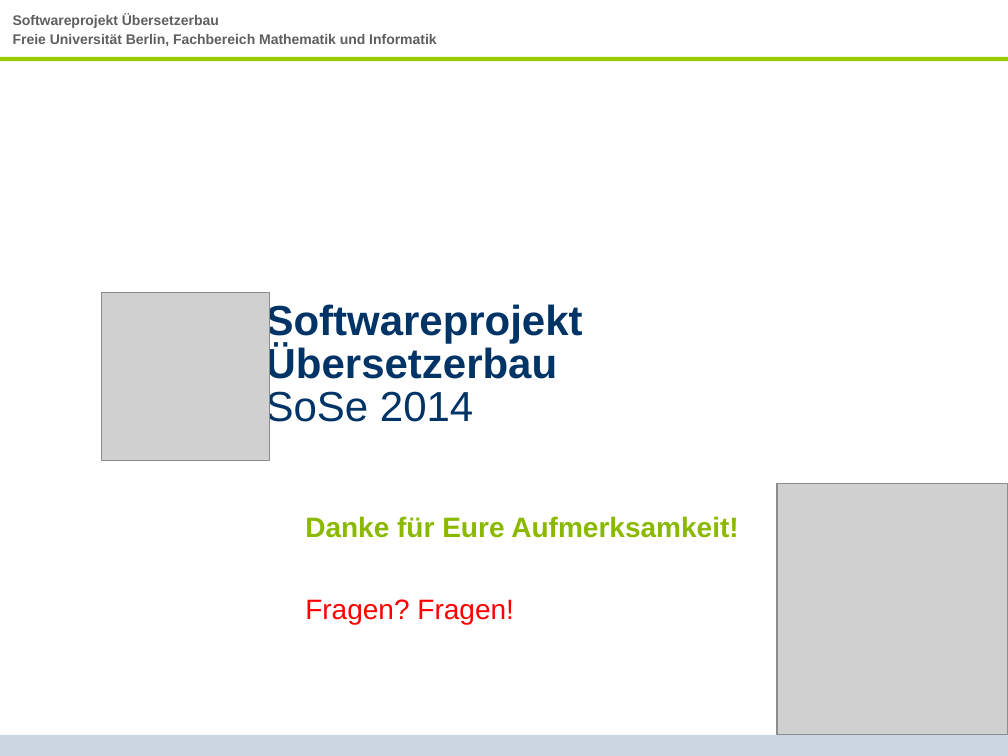
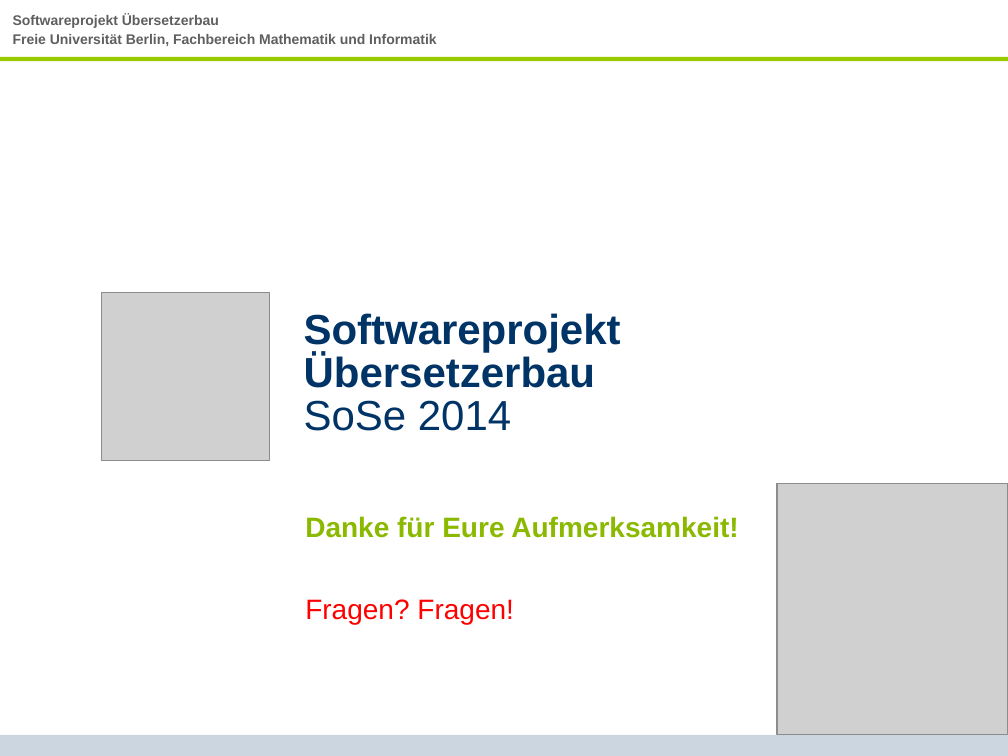
Before and after one commit to SWP-Ubau-SoSe2014-Haskell/SWPSoSe14, a slide deck: slide 43 of documentation/SWPSoSe14MS3.ppt (slide 30 before the commit). Drawn at 1008x756 pixels with LibreOffice and Linux fonts; fonts in the diff are those of the drawing; grey boxes stand for pictures; background and template pictures are left out. Boxes give left, top, right and bottom in pixels: in the first picture for what was removed or moved away, otherwise in the second. Text is boxed around its words. In the diff, an @@ line names an element or a change of style, - is before the commit and + after.

```diff
--- a/documentation/SWPSoSe14MS3.ppt
+++ b/documentation/SWPSoSe14MS3.ppt
@@ title "Softwareprojekt Übersetzerbau SoSe 2014" rewrapped from (266, 301, 583, 429) to (304, 313, 621, 431) @@
```
Also in this commit, not shown: 5 other slides changed, 16 slides added, 3 slides removed.
